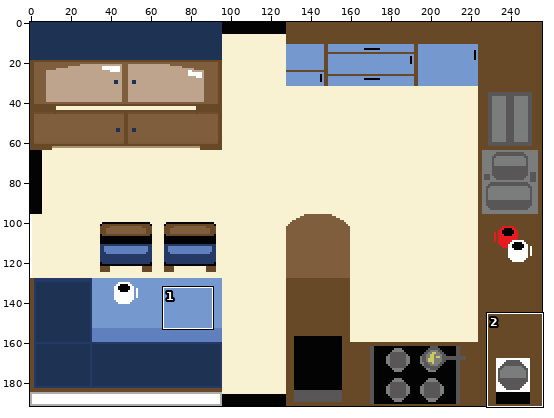
A sprite sheet gets an edit: Ou_est_le_beurre/resources/textures/kitchen.png. Above: a wide view before the commit, with the close-up outlined.
Close-up. Earlier state:
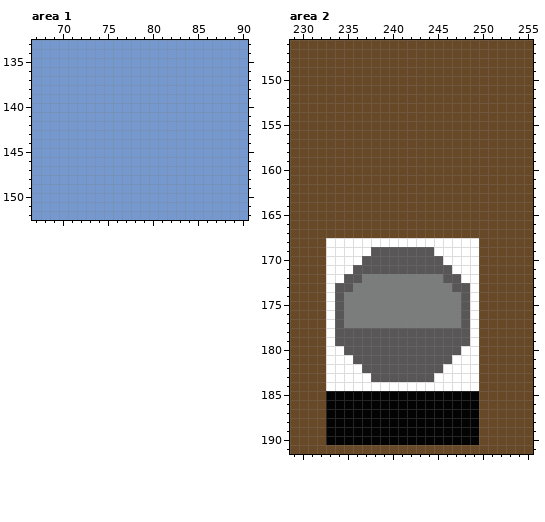
The file is 512x384 pixels, drawn in blocks of 2x2; one block is one cell here. Colours within 5 levels of each other are drawn and written as one. Shown: area 1: x 67..90, y 133..152; area 2: x 229..255, y 146..191. The commit also changed other parts of the picture, which this record leaves out.
After:
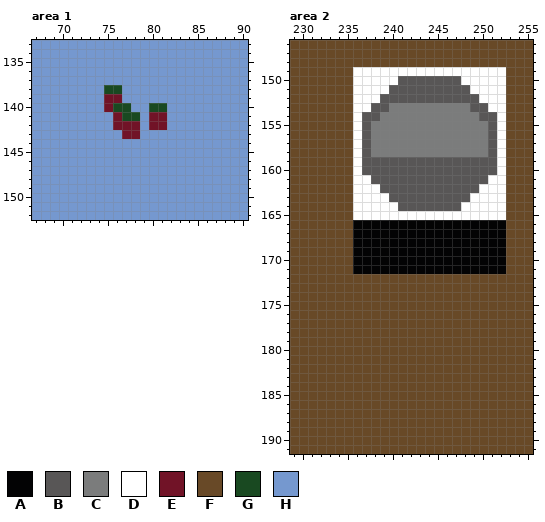
Palette (. is transparent): A #030304  B #585656  C #7b7c7c  D #ffffff  E #711327  F #684927  G #194921  H #7598cf
Changes in this commit:
Area 1:
Colour H gives way to colour E in row 139 at x 75 to 76; in row 140 at x 75; in row 141 at x 76 and 80 to 81; in row 142 at x 76 to 78 and 80 to 81; in row 143 at x 77 to 78.
Colour H gives way to colour G in row 138 at x 75 to 76; in row 140 at x 76 to 77 and 80 to 81; in row 141 at x 77 to 78.
Area 2:
Colour B gives way to colour A in row 169 at x 238 to 244; in row 170 at x 237 to 245; in row 171 at x 236 to 246.
Colour D gives way to colour A in row 168 at x 236 to 249; in row 169 at x 236 to 237 and 245 to 249; in row 170 at x 236 and 246 to 249; in row 171 at x 247 to 249.
Colour F gives way to colour A in rows 166 to 167 at x 236 to 252; in rows 168 to 171 at x 250 to 252.
Colour F gives way to colour B in row 150 at x 241 to 247; in row 151 at x 240 to 248; in row 152 at x 239 to 249; in row 153 at x 238 to 239 and 249 to 250; in row 154 at x 237 to 238 and 250 to 251; in rows 155 to 158 at x 237 and 251.
Colour F gives way to colour B in rows 159 to 160 at x 237 to 251; in row 161 at x 238 to 250; in row 162 at x 239 to 249; in row 163 at x 240 to 248; in row 164 at x 241 to 247.
Colour F gives way to colour C in row 153 at x 240 to 248; in row 154 at x 239 to 249; in rows 155 to 158 at x 238 to 250.
Colour F gives way to colour D in row 149 at x 236 to 252; in row 150 at x 236 to 240 and 248 to 252; in row 151 at x 236 to 239 and 249 to 252; in row 152 at x 236 to 238 and 250 to 252; in row 153 at x 236 to 237 and 251 to 252; in rows 154 to 160 at x 236 and 252.
Colour F gives way to colour D in row 161 at x 236 to 237 and 251 to 252; in row 162 at x 236 to 238 and 250 to 252; in row 163 at x 236 to 239 and 249 to 252; in row 164 at x 236 to 240 and 248 to 252; in row 165 at x 236 to 252.
Colour A gives way to colour F in rows 185 to 190 at x 233 to 249.
Colour B gives way to colour F in row 172 at x 235 to 236 and 246 to 247; in row 173 at x 234 to 235 and 247 to 248; in rows 174 to 177 at x 234 and 248; in rows 178 to 179 at x 234 to 248; in row 180 at x 235 to 247; in row 181 at x 236 to 246.
Colour B gives way to colour F in row 182 at x 237 to 245; in row 183 at x 238 to 244.
Colour C gives way to colour F in row 172 at x 237 to 245; in row 173 at x 236 to 246; in rows 174 to 177 at x 235 to 247.
Colour D gives way to colour F in rows 168 to 171 at x 233 to 235; in row 172 at x 233 to 234 and 248 to 249; in rows 173 to 179 at x 233 and 249; in row 180 at x 233 to 234 and 248 to 249; in row 181 at x 233 to 235 and 247 to 249; in row 182 at x 233 to 236 and 246 to 249.
Colour D gives way to colour F in row 183 at x 233 to 237 and 245 to 249; in row 184 at x 233 to 249.
Changed places in both close-ups, as pixel boxes (x1, y1, x2, y2):
changed: (104, 85, 167, 139)
changed: (326, 67, 506, 445)
